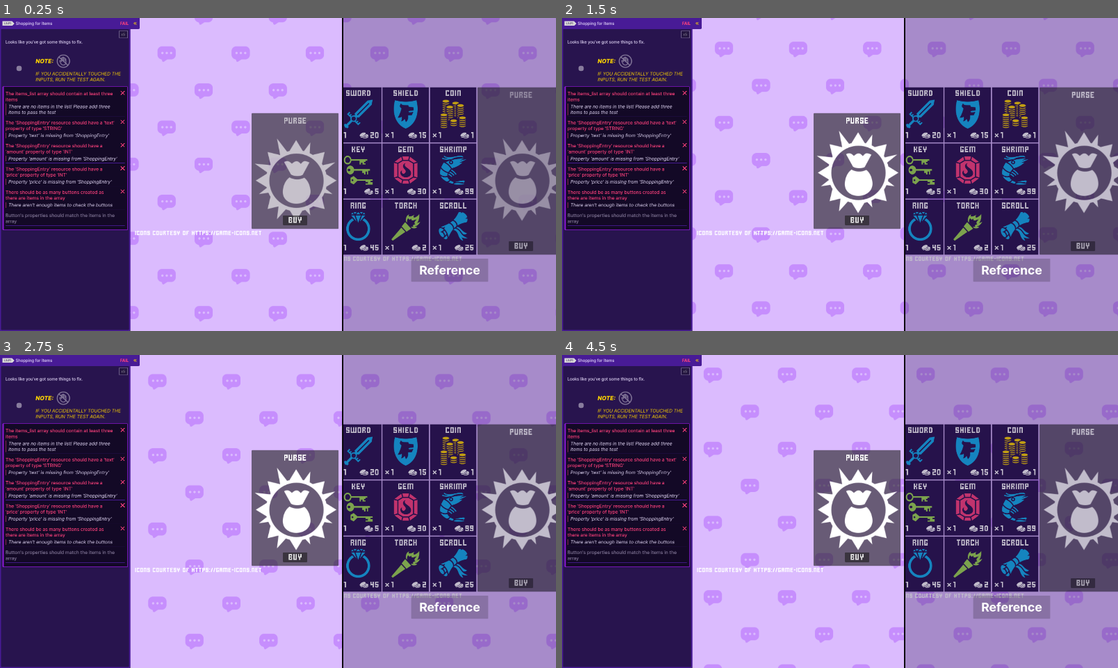
Above: before the commit, frames 1-4 (two rows, left to right).
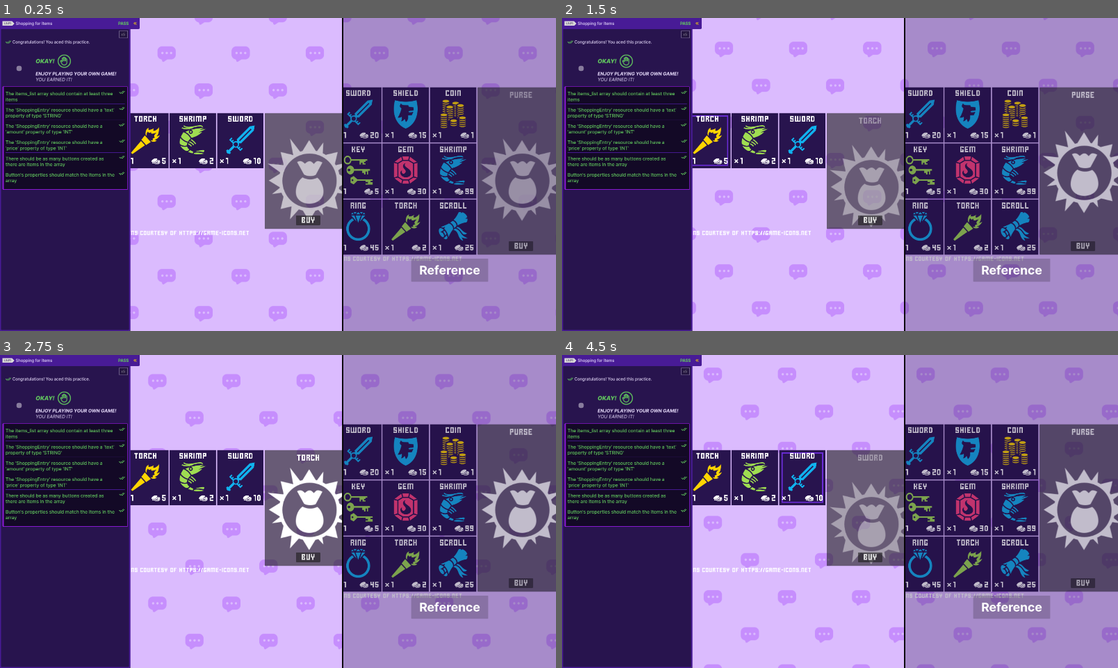
Above: after the commit, the same moments.

Repository: keliang5/2d-GameDev-Course
Game: Godot game, scene res://practices/L5.P1.shopping_loot/shopping_loot.tscn
The game is run twice, just before and just after one commit, with the same random seed, the same clock (stepped at 60 frames per second) and the same inputs. This scene is started directly instead of the project's main scene.
Inputs (mouse positions are in pixels of both pictures, inside the frame that each line leads up to):
- Up to frame 1 (0.25 s): no input
- Up to frame 2 (1.5 s): click "buy" at 0.5 s; click (706, 140) at 1.27 s
- Up to frame 3 (2.75 s): click (355, 452) at 2.02 s
- Up to frame 4 (4.5 s): click (756, 477) at 2.77 s; click (967, 452) at 3.52 s; click (801, 477) at 4.27 s

The runs differ from the first frame. In frame 1, 13% of the frame differs, in the area x 0-62%, y 1-70%; in frame 2, 13%; in frame 3, 13%; in frame 4, 13%.

Commit message:
M8 L5 Complete

Diff:
--- a/M08.start_a_dialog_workbook/lessons/slideshow.gd
+++ b/M08.start_a_dialog_workbook/lessons/slideshow.gd
@@ -1,57 +1,8 @@
 extends Control
 
-var expressions := {
-	"happy": preload ("res://assets/emotion_happy.png"),
-	"regular": preload ("res://assets/emotion_regular.png"),
-	"sad": preload ("res://assets/emotion_sad.png"),
-}
 
-var bodies := {
-	"sophia": preload ("res://assets/sophia.png"),
-	"pink": preload ("res://assets/pink.png")
-}
+@export var dialogue_items: Array[SlideShowEntry] = []
 
-## An array of dictionaries. Each dictionary has three properties:
-## - expression: a [code]Texture[/code] containing an expression
-## - text: a [code]String[/code] containing the text the character says
-## - character: a [code]Texture[/code] representing the character
-var dialogue_items: Array[Dictionary] = [
-	{
-		"expression": expressions["regular"],
-		"text": "I've been learning about [wave]Arrays and Dictionaries[/wave]",
-		"character": bodies["sophia"]
-	},
-	{
-		"expression": expressions["regular"],
-		"text": "How has it been going?",
-		"character": bodies["pink"]
-	},
-	{
-		"expression": expressions["sad"],
-		"text": "... Well... it is a little bit [shake]complicated[/shake]!",
-		"character": bodies["sophia"]
-	},
-	{
-		"expression": expressions["sad"],
-		"text": "Oh!",
-		"character": bodies["pink"]
-	},
-	{
-		"expression": expressions["regular"],
-		"text": "I believe in you!",
-		"character": bodies["pink"]
-	},
-	{
-		"expression": expressions["happy"],
-		"text": "If you stick to it, you'll eventually make it!",
-		"character": bodies["pink"]
-	},
-	{
-		"expression": expressions["happy"],
-		"text": "That's it! Let's [tornado freq=3.0][rainbow val=1.0]GOOOOOO!!![/rainbow][/tornado]",
-		"character": bodies["sophia"]
-	}
-]
 var current_item_index := 0
 
 ## UI element that shows the texts
@@ -78,9 +29,9 @@
 	# from the item, we extract the properties.
 	# We set the text to the rich text control
 	# And we set the appropriate expression texture
-	rich_text_label.text = current_item["text"]
-	expression_texture_rect.texture = current_item["expression"]
-	body.texture = current_item["character"]
+	rich_text_label.text = current_item.text
+	expression_texture_rect.texture = current_item.expression
+	body.texture = current_item.character
 
 	# We set the initial visible ratio to the text to 0, so we can change it in the tween
 	rich_text_label.visible_ratio = 0.0
--- a/M08.start_a_dialog_workbook/lessons/slideshow.tscn
+++ b/M08.start_a_dialog_workbook/lessons/slideshow.tscn
@@ -1,12 +1,33 @@
-[gd_scene load_steps=11 format=3 uid="uid://bqls3o5daeu2s"]
+[gd_scene load_steps=17 format=3 uid="uid://bqls3o5daeu2s"]
 
 [ext_resource type="Theme" uid="uid://cxm3e18skt2lj" path="res://lessons/assets/main_theme.tres" id="1_xdlv2"]
 [ext_resource type="Script" path="res://lessons/slideshow.gd" id="2_wbt3f"]
+[ext_resource type="Script" path="res://lessons/slideshow_entry.gd" id="3_ixlps"]
 [ext_resource type="Shader" path="res://assets/sliding_background.gdshader" id="3_qyyxv"]
 [ext_resource type="Texture2D" uid="uid://bnly1gkbxw6b5" path="res://assets/bubble_pattern.png" id="4_s7o0p"]
 [ext_resource type="Texture2D" uid="uid://copkt78vgp37i" path="res://assets/sophia.png" id="5_omd3l"]
+[ext_resource type="Texture2D" uid="uid://dchimpdsnda13" path="res://assets/emotion_happy.png" id="6_7qc8d"]
 [ext_resource type="Texture2D" uid="uid://d000xjtr4iqtk" path="res://assets/emotion_regular.png" id="6_vfoky"]
+[ext_resource type="Texture2D" uid="uid://bhinvhx75etr2" path="res://assets/emotion_sad.png" id="7_kj2rn"]
 [ext_resource type="AudioStream" uid="uid://chgko4hmxwxu5" path="res://assets/talking_synth.ogg" id="7_nppuw"]
+
+[sub_resource type="Resource" id="Resource_8s7p8"]
+script = ExtResource("3_ixlps")
+expression = ExtResource("6_vfoky")
+character = ExtResource("5_omd3l")
+text = "I've decided to use [rainbow]RESOURCES![/rainbow]"
+
+[sub_resource type="Resource" id="Resource_xytvh"]
+script = ExtResource("3_ixlps")
+expression = ExtResource("6_7qc8d")
+character = ExtResource("5_omd3l")
+text = "And now my properties are well typed!"
+
+[sub_resource type="Resource" id="Resource_ooda7"]
+script = ExtResource("3_ixlps")
+expression = ExtResource("7_kj2rn")
+character = ExtResource("5_omd3l")
+text = "[tornado]My head hurts![/tornado]"
 
 [sub_resource type="ShaderMaterial" id="ShaderMaterial_efgpg"]
 shader = ExtResource("3_qyyxv")
@@ -30,6 +51,7 @@
 grow_vertical = 2
 theme = ExtResource("1_xdlv2")
 script = ExtResource("2_wbt3f")
+dialogue_items = Array[ExtResource("3_ixlps")]([SubResource("Resource_8s7p8"), SubResource("Resource_xytvh"), SubResource("Resource_ooda7")])
 
 [node name="Background" type="ColorRect" parent="."]
 material = SubResource("ShaderMaterial_efgpg")
--- /dev/null
+++ b/M08.start_a_dialog_workbook/lessons/slideshow_entry.gd
@@ -0,0 +1,5 @@
+class_name SlideShowEntry extends Resource
+
+@export var expression := preload("res://assets/emotion_regular.png")
+@export var character := preload("res://assets/sophia.png")
+@export_multiline var text := ""
--- /dev/null
+++ b/M08.start_a_dialog_workbook/lessons/test_slideshow_entry.tres
@@ -0,0 +1,11 @@
+[gd_resource type="Resource" script_class="SlideShowEntry" load_steps=4 format=3 uid="uid://dqyi8l8pv7v20"]
+
+[ext_resource type="Script" path="res://lessons/slideshow_entry.gd" id="1_ksqlk"]
+[ext_resource type="Texture2D" uid="uid://copkt78vgp37i" path="res://assets/sophia.png" id="1_yb3r3"]
+[ext_resource type="Texture2D" uid="uid://d000xjtr4iqtk" path="res://assets/emotion_regular.png" id="2_ya6tg"]
+
+[resource]
+script = ExtResource("1_ksqlk")
+expression = ExtResource("2_ya6tg")
+character = ExtResource("1_yb3r3")
+text = "Hello world"
--- a/M08.start_a_dialog_workbook/practices/L5.P1.shopping_loot/shopping_entry.gd
+++ b/M08.start_a_dialog_workbook/practices/L5.P1.shopping_loot/shopping_entry.gd
@@ -5,3 +5,7 @@
 # 1. text: a string that represents the name of the item
 # 2. amount: an integer that represents the amount of the item
 # 3. price: an integer that represents the price of the item
+@export var text := ""
+@export var amount := 1
+@export var price := 10
+@export var texture := preload("res://assets/practices/purse.svg")
--- a/M08.start_a_dialog_workbook/practices/L5.P1.shopping_loot/shopping_loot.gd
+++ b/M08.start_a_dialog_workbook/practices/L5.P1.shopping_loot/shopping_loot.gd
@@ -10,13 +10,14 @@
 @export var items_list: Array[ShoppingEntry] = []
 
 func _ready() -> void:
-	display_item("purse")
+	display_item("")
 	for item in items_list:
 		var button := InventorySlotButton.new()
 		grid_container.add_child(button)
-		# Set the button's properties: text, amount, and price from the item.
-		# Warning! You will get an error here if you didn't set up the
-		# ShoppingEntry resource before.
+		button.text = item.text
+		button.amount = item.amount
+		button.price = item.price
+		button.texture = item.texture
 		button.pressed.connect(display_item.bind(button.text))
 
 
--- a/M08.start_a_dialog_workbook/practices/L5.P1.shopping_loot/shopping_loot.tscn
+++ b/M08.start_a_dialog_workbook/practices/L5.P1.shopping_loot/shopping_loot.tscn
@@ -1,18 +1,43 @@
-[gd_scene load_steps=5 format=3]
+[gd_scene load_steps=11 format=3 uid="uid://h2osp74acgxr"]
 
-[ext_resource type="Material" path="res://assets/practice_background_material.tres" id="1_e0ra5"]
+[ext_resource type="Material" uid="uid://dxrtaju87p2an" path="res://assets/practice_background_material.tres" id="1_e0ra5"]
 [ext_resource type="Script" path="res://practices/L5.P1.shopping_loot/shopping_loot.gd" id="2_7stto"]
 [ext_resource type="Script" path="res://practices/L5.P1.shopping_loot/shopping_entry.gd" id="3_1vcjn"]
-[ext_resource type="Theme" path="res://assets/practices/practices_theme.tres" id="4_m4f0j"]
+[ext_resource type="Theme" uid="uid://qk3rjf73qo8w" path="res://assets/practices/practices_theme.tres" id="4_m4f0j"]
+[ext_resource type="Texture2D" uid="uid://qclkhtefwoek" path="res://assets/practices/torch.svg" id="4_pxgrd"]
+[ext_resource type="Texture2D" uid="uid://bnpc28bwgthih" path="res://assets/practices/shrimp.svg" id="5_3weip"]
+[ext_resource type="Texture2D" uid="uid://cmql810anba03" path="res://assets/practices/sword.svg" id="6_wsw2w"]
+
+[sub_resource type="Resource" id="Resource_qhjy4"]
+script = ExtResource("3_1vcjn")
+text = "Torch"
+amount = 1
+price = 5
+texture = ExtResource("4_pxgrd")
+
+[sub_resource type="Resource" id="Resource_i3fgi"]
+script = ExtResource("3_1vcjn")
+text = "Shrimp"
+amount = 1
+price = 2
+texture = ExtResource("5_3weip")
+
+[sub_resource type="Resource" id="Resource_8wsjd"]
+script = ExtResource("3_1vcjn")
+text = "Sword"
+amount = 1
+price = 10
+texture = ExtResource("6_wsw2w")
 
 [node name="ShoppingLoot" type="ColorRect"]
 material = ExtResource("1_e0ra5")
+anchors_preset = 15
 anchor_right = 1.0
 anchor_bottom = 1.0
 grow_horizontal = 2
 grow_vertical = 2
 script = ExtResource("2_7stto")
-items_list = Array[ExtResource("3_1vcjn")]([])
+items_list = Array[ExtResource("3_1vcjn")]([SubResource("Resource_qhjy4"), SubResource("Resource_i3fgi"), SubResource("Resource_8wsjd")])
 
 [node name="CenterContainer" type="CenterContainer" parent="."]
 layout_mode = 1
